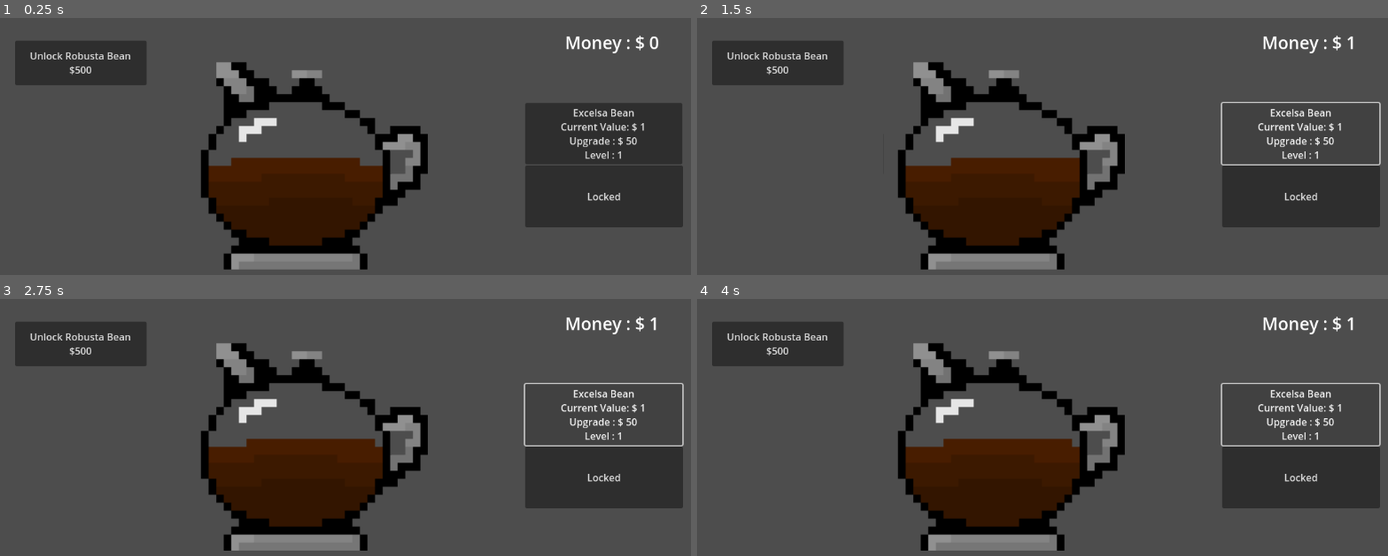
Above: before the commit, frames 1-4 (two rows, left to right).
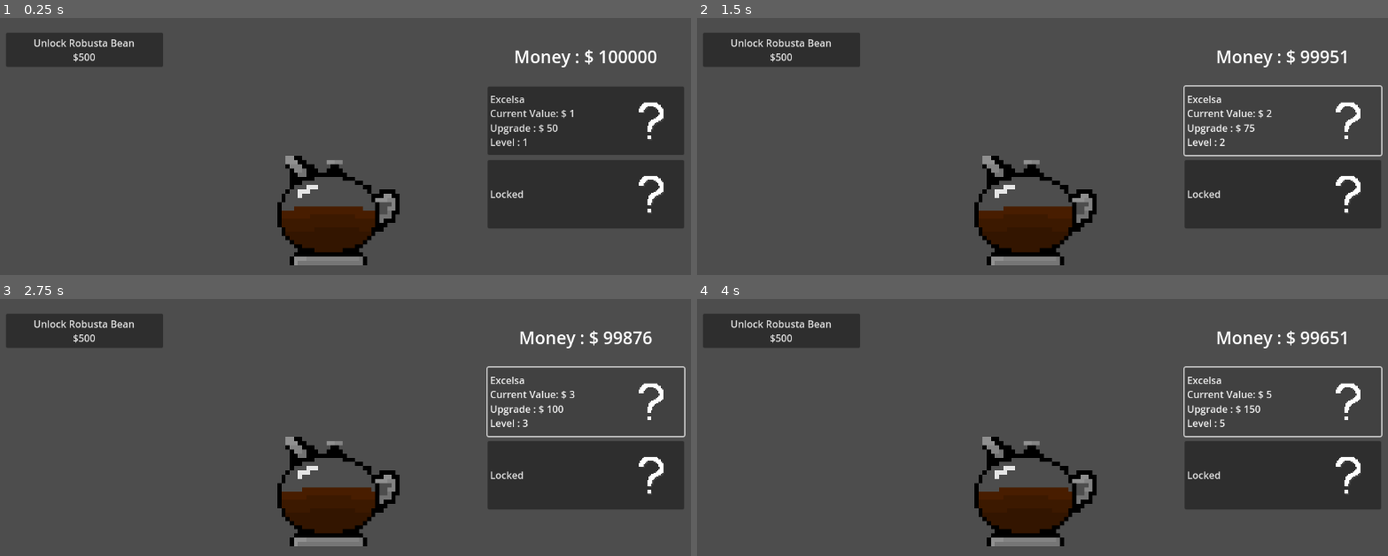
Above: after the commit, the same moments.

Repository: 2024-25-Allen-ISD-Computer-Science/5th-period-isp-coffee-clicker-game
Game: Godot game, scene res://prototype_clicker.tscn
The game is run twice, just before and just after one commit, with the same random seed, the same clock (stepped at 60 frames per second) and the same inputs.
Inputs (mouse positions are in pixels of both pictures, inside the frame that each line leads up to; where the layout moved, square brackets give the same spot in the first picture):
- Up to frame 1 (0.25 s): no input
- Up to frame 2 (1.5 s): click (1021, 203) [1056, 210] at 0.5 s; click "Excelsa Bean Current Value: $…" (after the commit: "Excelsa Current Value: $ 1 Up…") at 1.25 s
- Up to frame 3 (2.75 s): click "Excelsa Bean Current Value: $…" (after the commit: "Excelsa Current Value: $ 2 Up…") at 2 s
- Up to frame 4 (4 s): click "Excelsa Bean Current Value: $…" (after the commit: "Excelsa Current Value: $ 3 Up…") at 2.75 s; click "Excelsa Bean Current Value: $…" (after the commit: "Excelsa Current Value: $ 4 Up…") at 3.5 s

The runs differ from the first frame. In frame 1, 22% of the frame differs, in the area x 0-99%, y 5-98%; in frame 2, 20%; in frame 3, 20%; in frame 4, 20%.

Commit message:
Add files via upload

Diff:
--- a/Coffee Clicker Stuff/coffee-clicker/prototype_clicker.tscn
+++ b/Coffee Clicker Stuff/coffee-clicker/prototype_clicker.tscn
@@ -1,7 +1,8 @@
-[gd_scene load_steps=17 format=3 uid="uid://cfmr7rns8wk2u"]
+[gd_scene load_steps=19 format=3 uid="uid://cfmr7rns8wk2u"]
 
 [ext_resource type="Script" path="res://scripts/prototype_clicker.gd" id="1_457p2"]
 [ext_resource type="Texture2D" uid="uid://dvfrowllhnrvh" path="res://Assets/CoffeePotSpriteSheet.png" id="2_a8c04"]
+[ext_resource type="Texture2D" uid="uid://dbgho6fmmfeno" path="res://Assets/Placeholder.png" id="3_t8xqe"]
 
 [sub_resource type="StyleBoxEmpty" id="StyleBoxEmpty_fld2h"]
 
@@ -34,7 +35,7 @@
 tracks/0/interp = 1
 tracks/0/loop_wrap = true
 tracks/0/keys = {
-"times": PackedFloat32Array(0),
+"times": PackedFloat32Array(-0.00108495),
 "transitions": PackedFloat32Array(1),
 "update": 1,
 "values": [0]
@@ -56,10 +57,28 @@
 "values": [0, 1, 2, 3, 5, 6, 7, 8, 10, 11, 12]
 }
 
+[sub_resource type="Animation" id="Animation_jiie6"]
+resource_name = "coffee_pot_hover"
+loop_mode = 1
+step = 0.0
+tracks/0/type = "value"
+tracks/0/imported = false
+tracks/0/enabled = true
+tracks/0/path = NodePath(".:frame")
+tracks/0/interp = 1
+tracks/0/loop_wrap = true
+tracks/0/keys = {
+"times": PackedFloat32Array(),
+"transitions": PackedFloat32Array(),
+"update": 1,
+"values": []
+}
+
 [sub_resource type="AnimationLibrary" id="AnimationLibrary_y87yw"]
 _data = {
 "RESET": SubResource("Animation_mh0us"),
-"coffee_pot_click": SubResource("Animation_snro6")
+"coffee_pot_click": SubResource("Animation_snro6"),
+"coffee_pot_hover": SubResource("Animation_jiie6")
 }
 
 [node name="PrototypeClicker" type="Control" node_paths=PackedStringArray("label")]
@@ -73,14 +92,18 @@
 label = NodePath("Label")
 
 [node name="Label" type="Label" parent="."]
+texture_filter = 1
 custom_minimum_size = Vector2(160, 80)
 layout_mode = 1
-anchors_preset = 1
-anchor_left = 1.0
-anchor_right = 1.0
-offset_left = -283.0
-offset_top = 1.0
-offset_bottom = 81.0
+anchors_preset = -1
+anchor_left = 0.701
+anchor_top = 0.037
+anchor_right = 0.979
+anchor_bottom = 0.16
+offset_left = 0.447937
+offset_top = 0.0240002
+offset_right = 0.192017
+offset_bottom = 0.319992
 grow_horizontal = 0
 theme_type_variation = &"HeaderLarge"
 text = "Money : <value>"
@@ -91,15 +114,15 @@
 visibility_layer = 513
 custom_minimum_size = Vector2(160, 160)
 layout_mode = 1
-anchors_preset = 8
-anchor_left = 0.5
-anchor_top = 0.5
-anchor_right = 0.5
-anchor_bottom = 0.5
-offset_left = -88.0
-offset_top = -107.0
-offset_right = 135.0
-offset_bottom = 87.0
+anchors_preset = -1
+anchor_left = 0.424
+anchor_top = 0.346
+anchor_right = 0.618
+anchor_bottom = 0.645
+offset_left = -56.448
+offset_top = -24.208
+offset_right = -46.936
+offset_bottom = -13.96
 grow_horizontal = 2
 grow_vertical = 2
 theme_override_styles/focus = SubResource("StyleBoxEmpty_fld2h")
@@ -115,8 +138,9 @@
 theme_override_styles/normal = SubResource("StyleBoxEmpty_p0pxb")
 
 [node name="Coffee_Pot" type="Sprite2D" parent="."]
-position = Vector2(514, 202.5)
-scale = Vector2(1.53906, 1.62891)
+texture_filter = 1
+position = Vector2(559, 294)
+scale = Vector2(0.828125, 0.859375)
 texture = ExtResource("2_a8c04")
 hframes = 4
 vframes = 4
@@ -127,42 +151,70 @@
 }
 
 [node name="Upgrade_Excelsa" type="Button" parent="."]
-layout_mode = 1
-anchors_preset = 6
-anchor_left = 1.0
-anchor_top = 0.5
-anchor_right = 1.0
-anchor_bottom = 0.5
-offset_left = -283.0
-offset_top = -185.0
-offset_right = -27.0
-offset_bottom = -85.0
+texture_filter = 1
+custom_minimum_size = Vector2(-0.13, 0)
+layout_mode = 1
+anchors_preset = -1
+anchor_left = 0.701
+anchor_top = 0.173
+anchor_right = 0.979
+anchor_bottom = 0.346
+offset_left = 0.447937
+offset_top = -0.104004
+offset_right = 0.192017
+offset_bottom = -0.208008
 grow_horizontal = 0
 grow_vertical = 2
 text = "Excelsa
 Current Value: <value>
 Upgrade: <value>
 Level: <value>"
-
-[node name="Unlock_Robusta" type="Button" parent="."]
-layout_mode = 0
-offset_left = 39.0
-offset_top = 37.0
-offset_right = 253.0
-offset_bottom = 110.0
+alignment = 0
+
+[node name="Unlock" type="Button" parent="."]
+texture_filter = 1
+layout_mode = 1
+anchors_preset = -1
+anchor_left = 0.021
+anchor_top = 0.037
+anchor_right = 0.243
+anchor_bottom = 0.123
+offset_left = -0.192001
+offset_top = 0.0240002
+offset_right = 0.0639954
+offset_bottom = 0.295998
 text = "Unlock Robusta Bean
 $500"
 
 [node name="Upgrade_Robusta" type="Button" parent="."]
-layout_mode = 0
-offset_left = 869.0
-offset_top = 241.0
-offset_right = 1126.0
-offset_bottom = 342.0
+texture_filter = 1
+layout_mode = 1
+anchors_preset = -1
+anchor_left = 0.701
+anchor_top = 0.358
+anchor_right = 0.979
+anchor_bottom = 0.531
+offset_left = 0.447937
+offset_top = 0.0159912
+offset_right = 0.192017
+offset_bottom = -0.0880127
 text = "Locked"
+alignment = 0
+
+[node name="Excelsa_Icon" type="Sprite2D" parent="."]
+texture_filter = 1
+position = Vector2(1072, 168)
+scale = Vector2(2, 2)
+texture = ExtResource("3_t8xqe")
+
+[node name="Robusta_Icon" type="Sprite2D" parent="."]
+texture_filter = 1
+position = Vector2(1072, 288)
+scale = Vector2(2, 2)
+texture = ExtResource("3_t8xqe")
 
 [connection signal="pressed" from="Button" to="." method="_on_button_pressed"]
+[connection signal="pressed" from="Upgrade_Excelsa" to="." method="_on_upgrade_excelsa_pressed"]
 [connection signal="pressed" from="Upgrade_Excelsa" to="." method="_on_button_2_pressed"]
-[connection signal="pressed" from="Upgrade_Excelsa" to="." method="_on_upgrade_excelsa_pressed"]
-[connection signal="pressed" from="Unlock_Robusta" to="." method="_on_unlock_robusta_pressed"]
+[connection signal="pressed" from="Unlock" to="." method="_on_unlock_pressed"]
 [connection signal="pressed" from="Upgrade_Robusta" to="." method="_on_upgrade_robusta_pressed"]
--- a/Coffee Clicker Stuff/coffee-clicker/scripts/bean_class.gd
+++ b/Coffee Clicker Stuff/coffee-clicker/scripts/bean_class.gd
@@ -3,19 +3,23 @@
 
 # bean properties
 @export var Name : String
+@export var unlocked : bool
+@export var unlock_value : int
 @export var sell_value : int
 @export var upgrade_value : int
 @export var upgrade_cost : int
 @export var upgrade_cost_scale : int
 @export var level : int
 
-func _init(bean_name : String, bean_value : int, bean_upgrade_value : int, bean_upgrade_cost : int, bean_upgrade_cost_scale : int, lvl : int):
-	Name = bean_name
-	sell_value = bean_value
-	upgrade_value = bean_upgrade_value
-	upgrade_cost = bean_upgrade_cost
-	upgrade_cost_scale = bean_upgrade_cost_scale
-	level = lvl
+func _init(Name : String, unlocked : bool, unlock_value : int, sell_value : int, upgrade_value : int, upgrade_cost : int, upgrade_cost_scale : int, level : int):
+	self.Name = Name
+	self.unlocked = unlocked
+	self.unlock_value = unlock_value
+	self.sell_value = sell_value
+	self.upgrade_value = upgrade_value
+	self.upgrade_cost = upgrade_cost
+	self.upgrade_cost_scale = upgrade_cost_scale
+	self.level = level
 
 func upgrade_bean():
 	sell_value += upgrade_value
--- a/Coffee Clicker Stuff/coffee-clicker/scripts/prototype_clicker.gd
+++ b/Coffee Clicker Stuff/coffee-clicker/scripts/prototype_clicker.gd
@@ -1,100 +1,85 @@
 class_name PrototypeClicker
 extends Control
 
-
 # variable setup
 @export var label : Label
-
-
-var money : int = 0
-
-
+var money : int = 100000
 static var coffeeValue : int = 1
-
-
-var beans : Array = []
-
-
+var beans : Array
+var bean_icons : Array
+var bean_upgrades : Array
+var beandex : int = 1 # we begin w/ excelsa, so it's not counted in the unlock progression
 @onready var upgrade_excelsa : Button = get_node("Upgrade_Excelsa")
-
 @onready var upgrade_robusta : Button = get_node("Upgrade_Robusta")
-
-
-@onready var unlock_robusta : Button = get_node("Unlock_Robusta")
-
-
-@onready var robusta_unlocked : bool = false
-
+@onready var unlock : Button = get_node("Unlock")
+@onready var excelsa_icon : Sprite2D = get_node("Excelsa_Icon")
+@onready var robusta_icon : Sprite2D = get_node("Robusta_Icon")
 var excelsa
-
 var robusta
-
-
-var robusta_unlock_cost = 500
 
 # calls on startup
 func _ready() -> void:
-	excelsa = Bean.new("Excelsa Bean", 1, 1, 50, 25, 1)
-	beans.append(excelsa)
+	excelsa = Bean.new("Excelsa", true, 0, 1, 1, 50, 25, 1)
+	robusta = Bean.new("Robusta", false, 500, 5, 5, 200, 100, 1)
+	beans = [excelsa, robusta]
+	bean_icons = [excelsa_icon, robusta_icon]
+	bean_upgrades = [upgrade_excelsa, upgrade_robusta]
+
+# frame by frame processing
+func _process(delta) -> void:
+	update_coffee_value()
 	update_money_text()
-	update_upgrade_text(upgrade_excelsa, excelsa)
-
+	update_unlock_text()
+	for index in beans.size():
+		update_upgrade_text(bean_upgrades[index], beans[index])
 
 # function for when the make coffee button is pressed
 func _on_button_pressed() -> void:
 	make_coffee()
 	$Coffee_Pot/AnimationPlayer.play("coffee_pot_click")
 
+# UPDATE FUNCTIONS
 
 # updates your money
 func make_coffee() -> void:
 	money += coffeeValue
-	update_money_text()
-
-
 # updates the amount of money displayed
 func update_money_text() -> void:
 	label.text = "Money : $ %s" %money
-
-
 # updates the upgrade cost displayed
 func update_upgrade_text(upgrade, bean) -> void:
-	upgrade.text = (bean.Name) + ("\nCurrent Value: $ %s" %bean.sell_value) + ("\nUpgrade : $ %s" %bean.upgrade_cost) + ("\nLevel : %s" %bean.level)
-
-
+	if bean.unlocked:
+		upgrade.text = (bean.Name) + ("\nCurrent Value: $ %s" %bean.sell_value) + ("\nUpgrade : $ %s" %bean.upgrade_cost) + ("\nLevel : %s" %bean.level)
 # updates the value of your coffee
 func update_coffee_value() -> void:
 	coffeeValue = 0
-	for coffee_bean in beans:
-		coffeeValue += coffee_bean.sell_value
-	update_money_text()
+	for bean in beans:
+		if bean.unlocked:
+			coffeeValue += bean.sell_value
+# updates unlock text
+func update_unlock_text() -> void:
+	if beandex >= beans.size():
+		unlock.text = "All beans unlocked!"
+	else:
+		unlock.text = ("Unlock %s Bean\n$%s" %[beans[beandex].Name, beans[beandex].unlock_value])
 
+# unlocks beans
+func _on_unlock_pressed() -> void:
+	if beandex < beans.size():
+		if (money >= beans[beandex].unlock_value):
+			beans[beandex].unlocked = true
+			money -= beans[beandex].unlock_value
+			beandex += 1
 
-# bean unlock functions
-# unlocks robusta bean
-func _on_unlock_robusta_pressed() -> void:
-		if ((money >= robusta_unlock_cost) && (robusta_unlocked == false)):
-			robusta_unlocked = true
-			robusta = Bean.new("Robusta Bean", 5, 5, 200, 100, 1)
-			beans.append(robusta)
-			money -= robusta_unlock_cost
-			update_coffee_value()
-			update_upgrade_text(upgrade_robusta, robusta)
-			unlock_robusta.text = "Robusta Unlocked"
+# UPGRADE FUNCTIONS
 
-
-# upgrade functions
 # upgrades excelsa bean sell_value if you have enough money
 func upgrade_bean(upgrade, bean) -> void:
-	if (money >= bean.upgrade_cost):
+	if bean.unlocked && money >= bean.upgrade_cost:
 		money -= bean.upgrade_cost
 		bean.upgrade_bean()
-		update_coffee_value()
-		update_upgrade_text(upgrade, bean)
 
 func _on_upgrade_excelsa_pressed() -> void:
 	upgrade_bean(upgrade_excelsa, excelsa)
-
-
 func _on_upgrade_robusta_pressed() -> void:
 	upgrade_bean(upgrade_robusta, robusta)
Binary file added: Coffee Clicker Stuff/coffee-clicker/Assets/CoffeeBean.png
Not shown, added: Coffee Clicker Stuff/coffee-clicker/Assets/CoffeeBean.png.import
Binary file added: Coffee Clicker Stuff/coffee-clicker/Assets/CoffeePotHighlight.png
Not shown, added: Coffee Clicker Stuff/coffee-clicker/Assets/CoffeePotHighlight.png.import
Binary file added: Coffee Clicker Stuff/coffee-clicker/Assets/Placeholder.png
Not shown, added: Coffee Clicker Stuff/coffee-clicker/Assets/Placeholder.png.import
